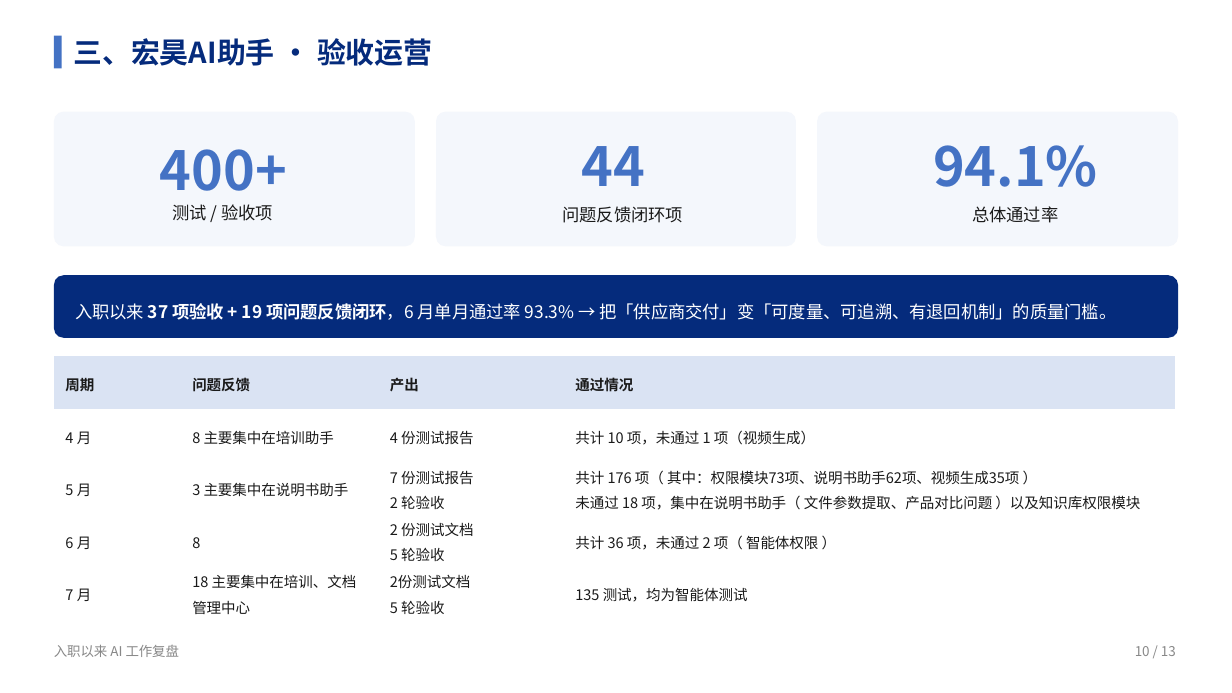
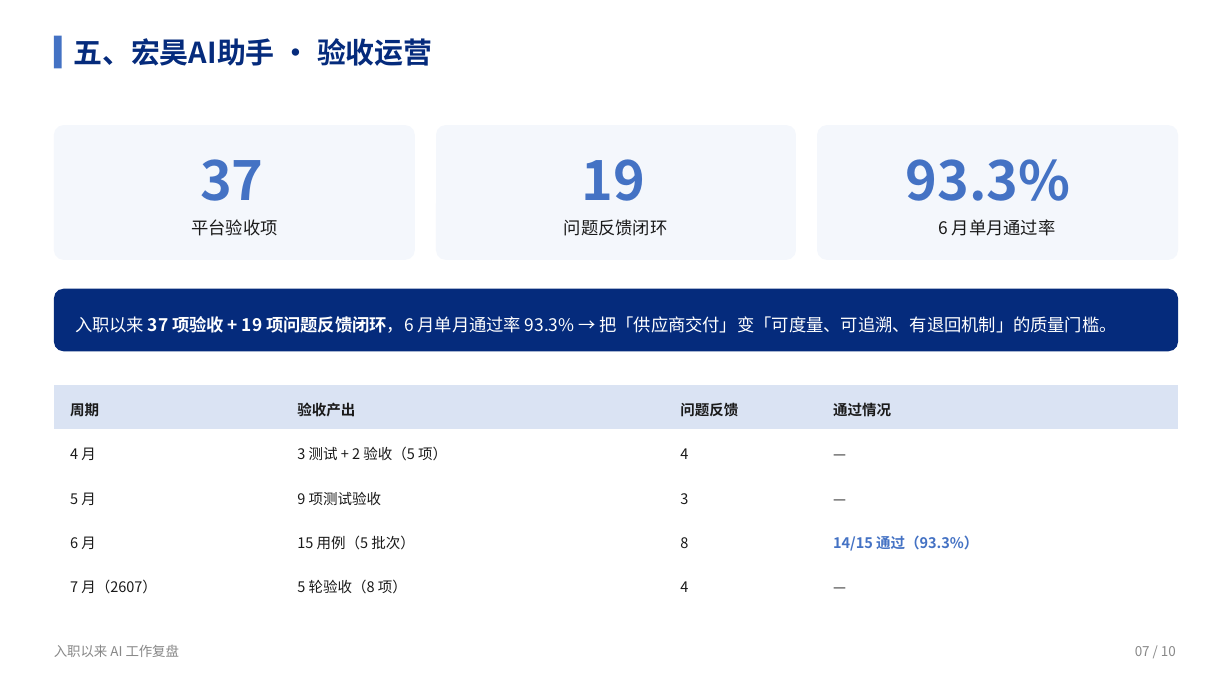
Before and after one commit to liellaaaaa/lw, a slide deck: slide 7 of PPT/入职以来AI工作复盘/入职以来AI工作复盘.pptx (slide 5 before the commit). Drawn at 1232x693 pixels with LibreOffice and Linux fonts; fonts in the diff are those of the drawing. Boxes give left, top, right and bottom in pixels: in the first picture for what was removed or moved away, otherwise in the second. Text is boxed around its words. In the diff, an @@ line names an element or a change of style, - is before the commit and + after.

```diff
--- a/PPT/入职以来AI工作复盘/入职以来AI工作复盘.pptx
+++ b/PPT/入职以来AI工作复盘/入职以来AI工作复盘.pptx
@@ text at (x1=73, y1=38, x2=433, y2=66): text changed @@
-三、宏昊AI助手 · 验收运营
+五、宏昊AI助手 · 验收运营
@@ text removed at (x1=160, y1=149, x2=287, y2=191) @@
-400+
@@ 4 rounded rectangles, 1 text moved together from (x1=54, y1=112, x2=1178, y2=338) to (x1=54, y1=125, x2=1178, y2=351) @@
@@ text removed at (x1=581, y1=146, x2=645, y2=186) @@
-44
@@ text removed at (x1=933, y1=145, x2=1098, y2=187) @@
-94.1%
@@ text added at (x1=200, y1=159, x2=264, y2=201), 42 pt, text #4472C4, bold @@
+37
@@ text added at (x1=581, y1=159, x2=645, y2=201), 42 pt, text #4472C4, bold @@
+19
@@ text added at (x1=906, y1=159, x2=1071, y2=201), 42 pt, text #4472C4, bold @@
+93.3%
@@ text at (x1=192, y1=219, x2=278, y2=236): text changed @@
-测试 / 验收项
+平台验收项
@@ text at (x1=564, y1=219, x2=667, y2=236): text changed @@
-问题反馈闭环项
+问题反馈闭环
@@ text at (x1=938, y1=219, x2=1056, y2=236): text changed @@
-总体通过率
+6 月单月通过率
@@ table removed at (x1=54, y1=357, x2=1175, y2=619), 5 rows, 4 columns @@
-周期 | 问题反馈 | 产出 | 通过情况
-4 月 | 8 主要集中在培训助手 | 4 份测试报告 | 共计 10 项，未通过 1 项（视频生成）
-5 月 | 3 主要集中在说明书助手 | 7 份测试报告 / 2 轮验收 | 共计 176 项（ 其中：权限模块73项、说明书助手62项、视频生成35项 ） / 未通过 18 项，集中在说明书助手（ 文件参数提取、产品对比问题 ）以及知识库权限模块
-6 月 | 8 | 2 份测试文档 / 5 轮验收 | 共计 36 项，未通过 2 项（ 智能体权限 ）
-7 月 | 18 主要集中在培训、文档管理中心 | 2份测试文档 / 5 轮验收 | 135 测试，均为智能体测试
@@ table added at (x1=54, y1=385, x2=1178, y2=607), 5 rows, 4 columns @@
+周期 | 验收产出 | 问题反馈 | 通过情况
+4 月 | 3 测试 + 2 验收（5 项） | 4 | —
+5 月 | 9 项测试验收 | 3 | —
+6 月 | 15 用例（5 批次） | 8 | 14/15 通过（93.3%）
+7 月（2607） | 5 轮验收（8 项） | 4 | —
@@ text at (x1=1135, y1=646, x2=1176, y2=656): text changed @@
-10 / 13
+07 / 10
```
Also in this commit, not shown: 7 other slides changed, 2 slides added, 18 other files.
